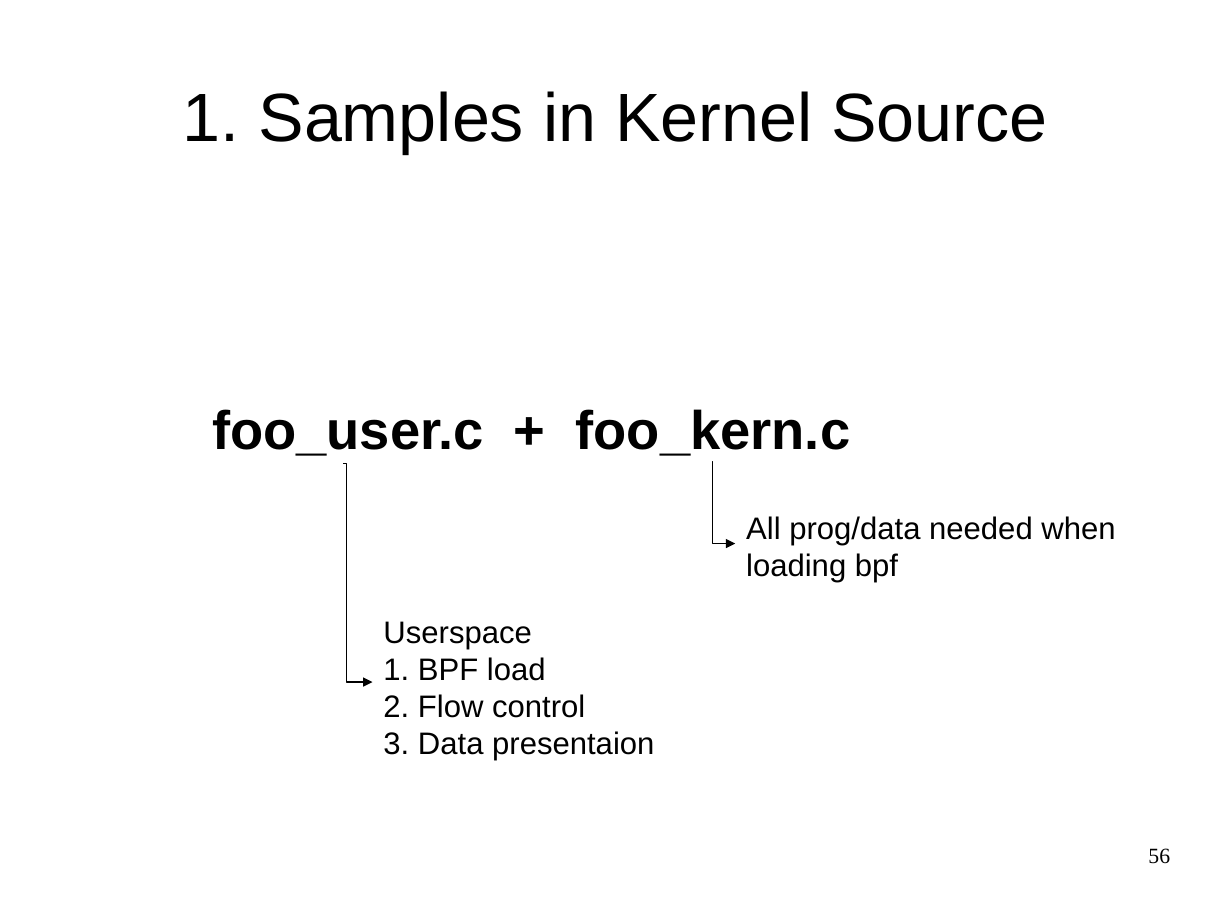
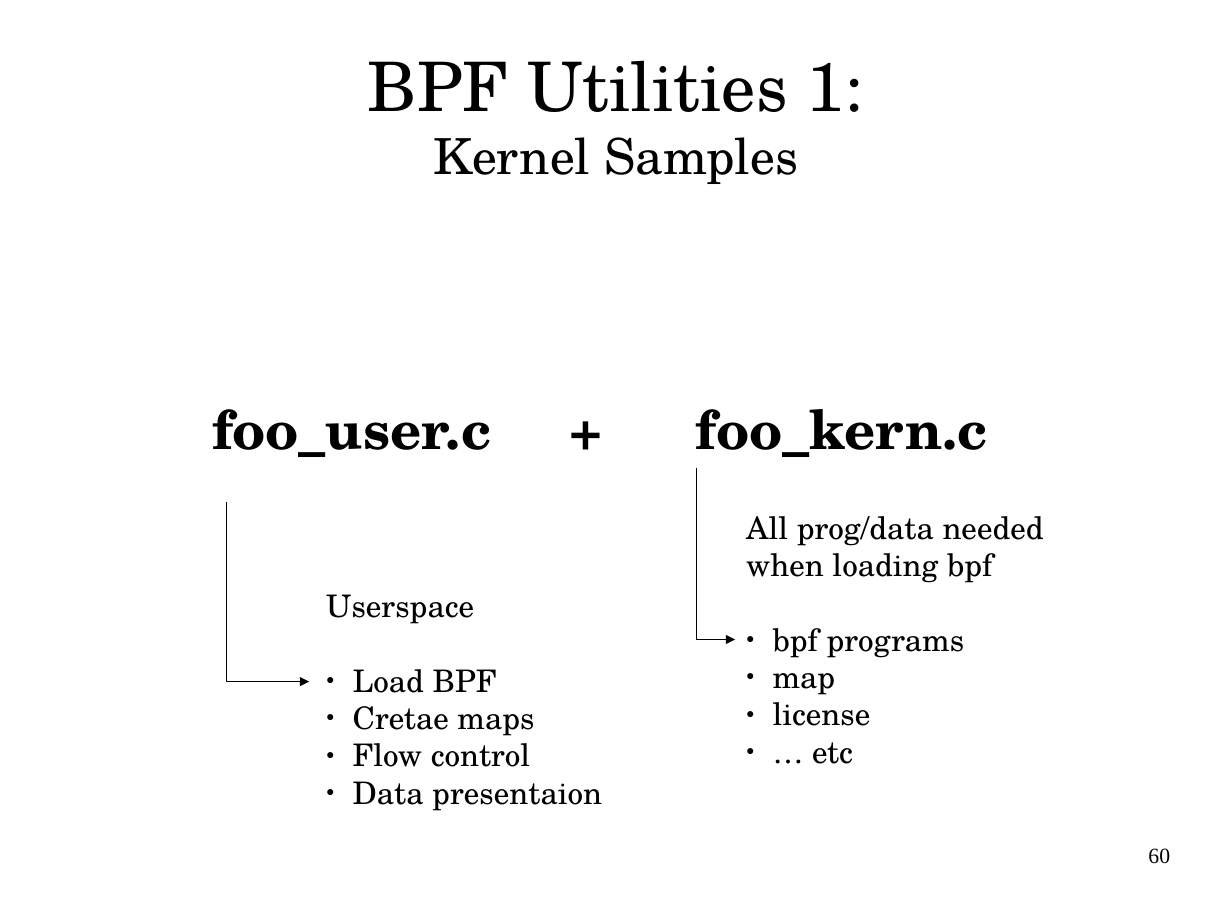
Before and after one commit to vh21/documents, a slide deck: slide 60 of linux/meet-cute-between-ebpf-and-kernel-tracing.odp (slide 56 before the commit). Drawn at 1232x924 pixels with LibreOffice and Linux fonts; fonts in the diff are those of the drawing. Boxes give left, top, right and bottom in pixels: in the first picture for what was removed or moved away, otherwise in the second. Text is boxed around its words. In the diff, an @@ line names an element or a change of style, - is before the commit and + after.

```diff
--- a/linux/meet-cute-between-ebpf-and-kernel-tracing.odp
+++ b/linux/meet-cute-between-ebpf-and-kernel-tracing.odp
@@ title at (x1=368, y1=60, x2=864, y2=184): text changed; font Arial to TeX Gyre Schola @@
-1. Samples in Kernel Source
+BPF Utilities 1:
+Kernel Samples
@@ text "foo_user.c + foo_kern.c" at (x1=212, y1=409, x2=988, y2=457): font Arial to TeX Gyre Schola @@
@@ elbow arrow moved from (712, 462) - (736, 543) to (696, 468) - (736, 639) @@
@@ elbow arrow moved from (343, 464) - (372, 682) to (227, 502) - (310, 682) @@
@@ text at (x1=746, y1=516, x2=1044, y2=764): text changed; font Arial to TeX Gyre Schola @@
-All prog/data needed when loading bpf
+All prog/data needed
+when loading bpf
+● bpf programs
+● map
+● license
+● … etc
@@ text "Userspace" moved from (x1=383, y1=621, x2=654, y2=761) to (x1=326, y1=594, x2=602, y2=811) @@
@@ text at (x1=326, y1=594, x2=474, y2=624): font Arial to TeX Gyre Schola in "Userspace" @@
@@ text at (x1=353, y1=669, x2=602, y2=811): text changed; font Arial to TeX Gyre Schola @@
-1. BPF load
-2. Flow control
-3. Data presentaion
+● Load BPF
+● Cretae maps
+● Flow control
+● Data presentaion
@@ page number at (x1=1148, y1=848, x2=1170, y2=864): text changed @@
-56
+60
```
Also in this commit, not shown: 65 other slides changed, 7 slides added, 2 slides removed, 3 other files.
